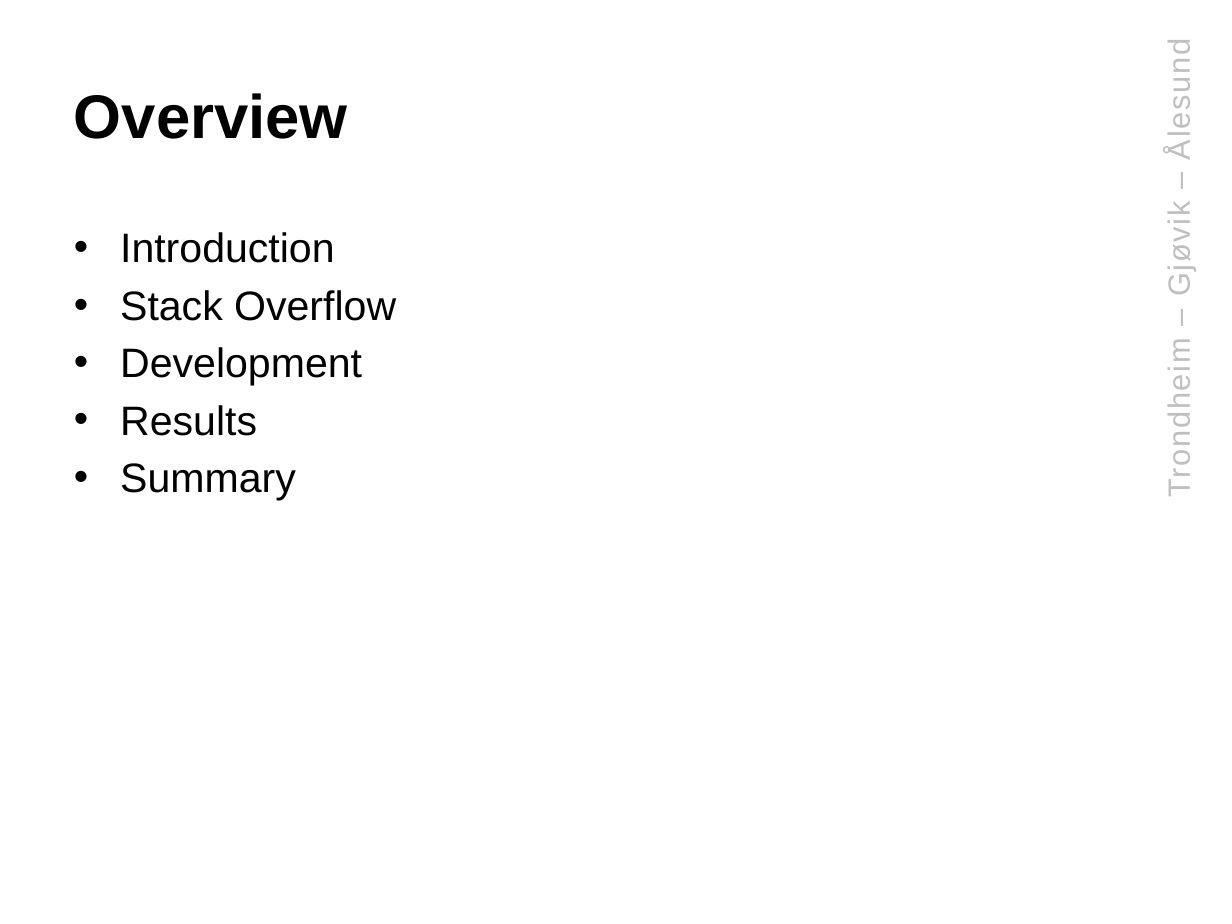
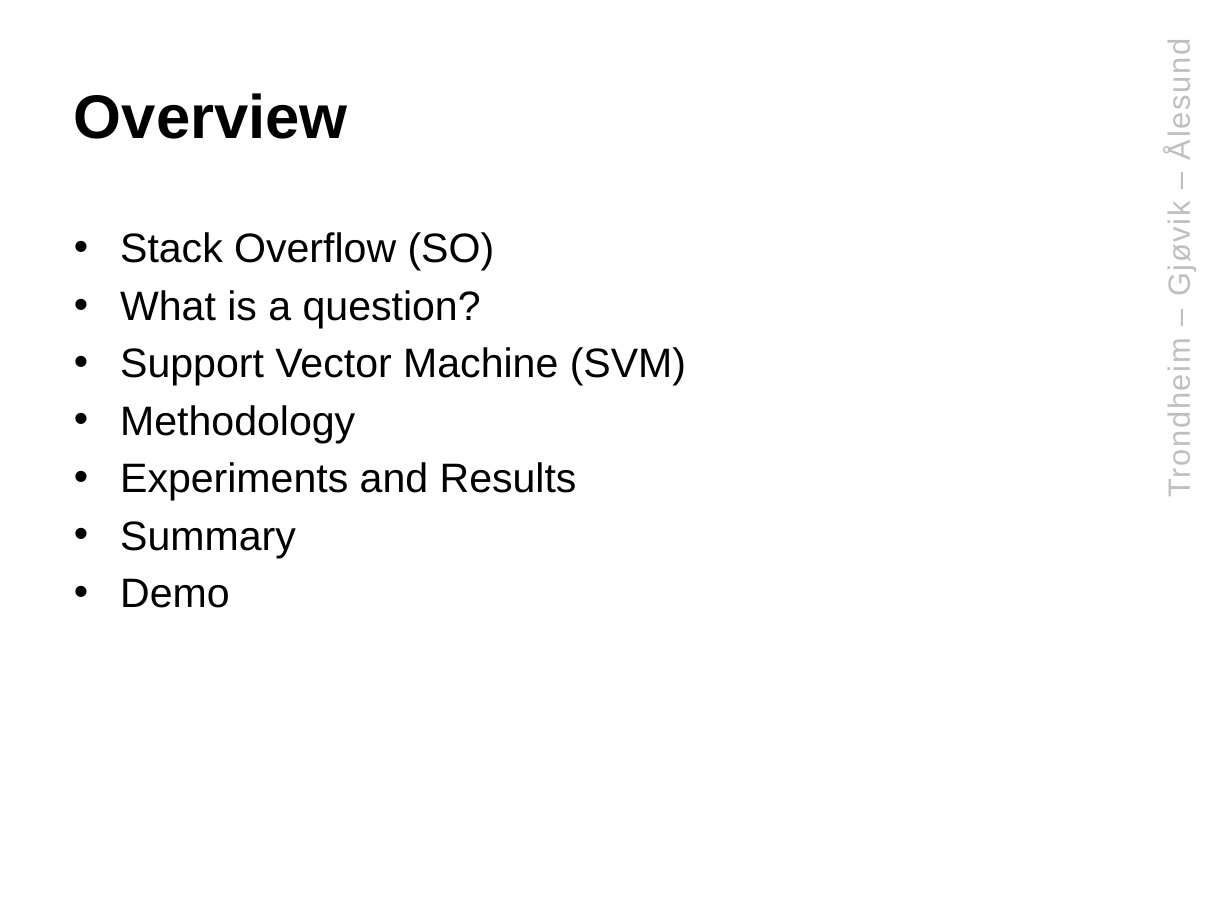
Before and after one commit to klAndersen/IMT4904_Msc_Presentation, a slide deck: slide 2 of IMT4904_Msc_Presentation.pptx. Drawn at 1232x924 pixels with LibreOffice and Linux fonts; fonts in the diff are those of the drawing; background and template pictures are left out. Boxes give left, top, right and bottom in pixels: in the first picture for what was removed or moved away, otherwise in the second. Text is boxed around its words. In the diff, an @@ line names an element or a change of style, - is before the commit and + after.

```diff
--- a/IMT4904_Msc_Presentation.pptx
+++ b/IMT4904_Msc_Presentation.pptx
@@ text at <box>120,232,686,501</box>: text changed @@
-• Introduction
-• Stack Overflow
-• Development
-• Results
+• Stack Overflow (SO)
+• What is a question?
+• Support Vector Machine (SVM)
+• Methodology
+• Experiments and Results
@@ text at <box>120,578,230,608</box>: paragraph added @@
+• Demo
```
Also in this commit, not shown: 6 other slides changed, 2 slides added, 1 other file.
